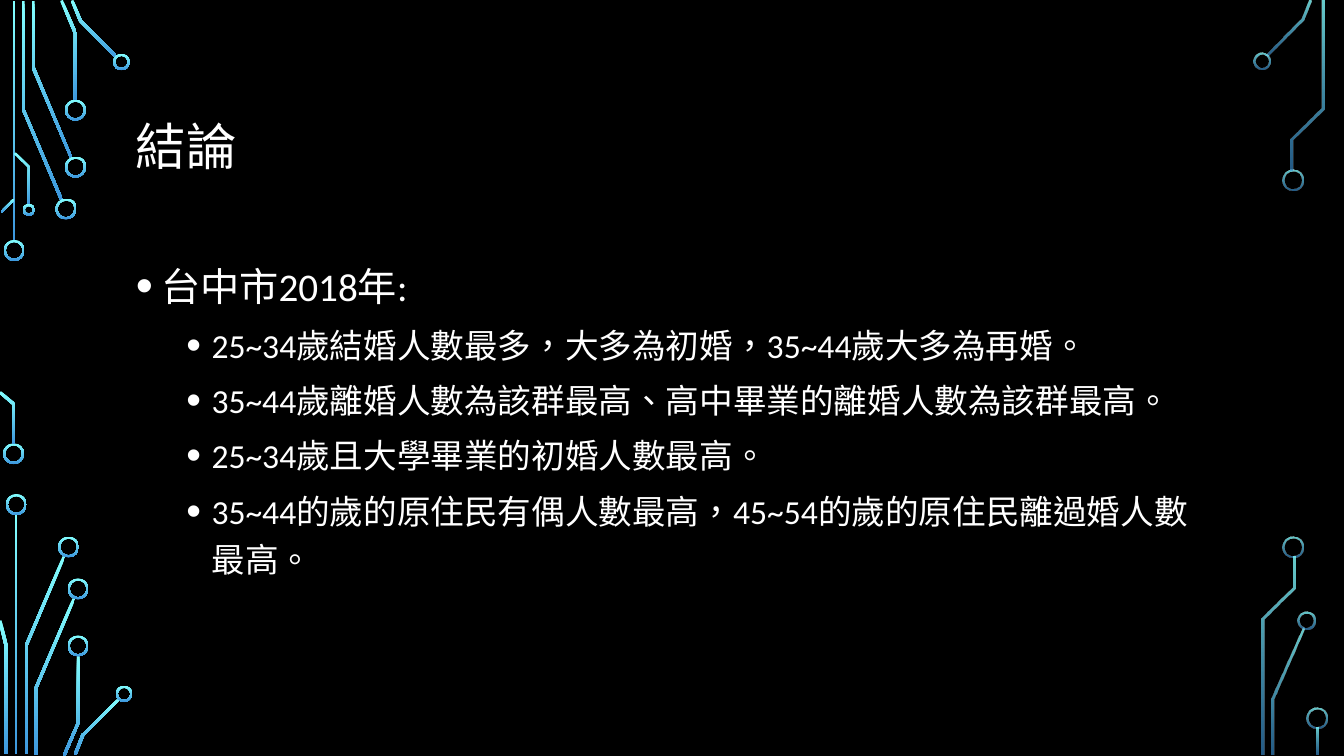
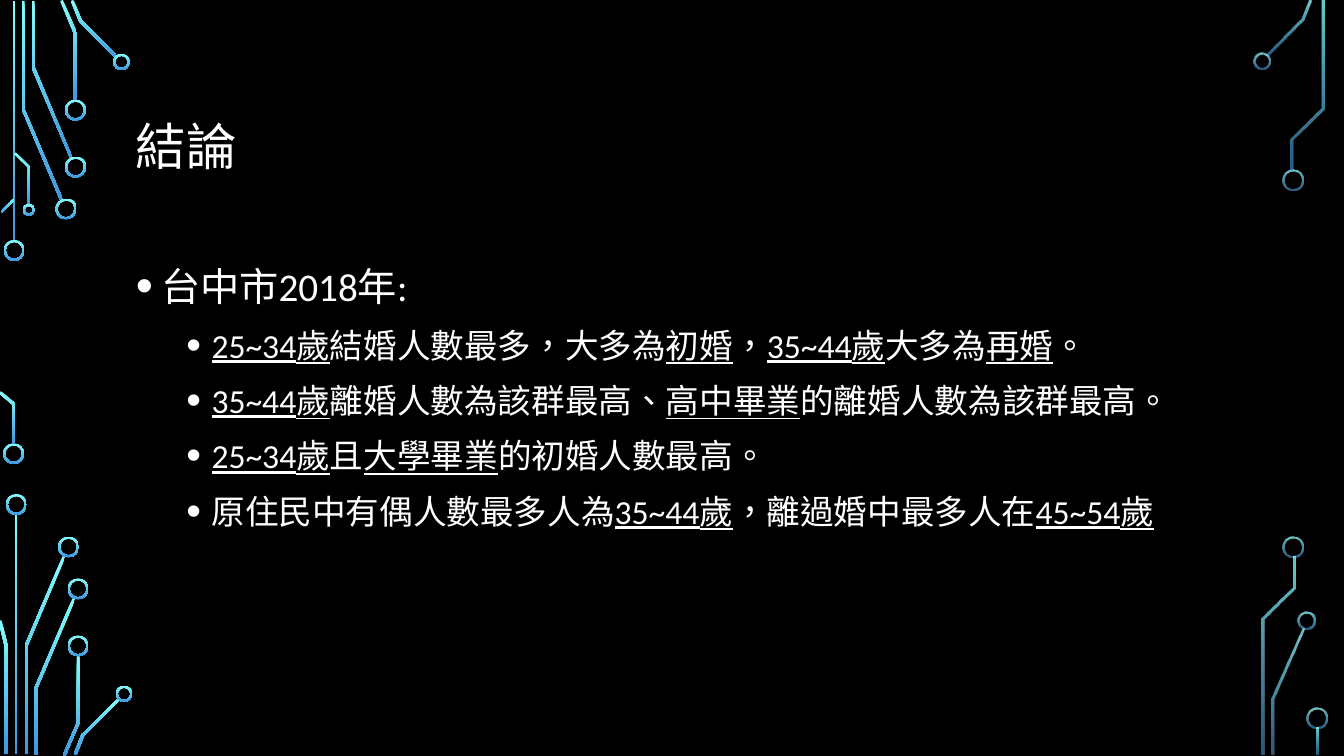
Before and after one commit to HSMonsterKing/Marriage-Analysis, a slide deck: slide 14 of 那些人較易結婚或離婚.pptx. Drawn at 1344x756 pixels with LibreOffice and Linux fonts; fonts in the diff are those of the drawing; background and template pictures are left out. Boxes give left, top, right and bottom in pixels: in the first picture for what was removed or moved away, otherwise in the second. Text is boxed around its words. In the diff, an @@ line names an element or a change of style, - is before the commit and + after.

```diff
--- a/那些人較易結婚或離婚.pptx
+++ b/那些人較易結婚或離婚.pptx
@@ text at box(212, 330, 1170, 475): underline on in "25~34歲結婚人數最多，大多為初婚，35~44歲大多為再婚。", "35~44歲離婚人數為該群最高、高中畢業的離婚人數為該群最高。", "25~34歲且大學畢業的初婚人數最高。" @@
@@ text at box(212, 495, 1155, 530): text changed @@
-  • 35~44的歲的原住民有偶人數最高，45~54的歲的原住民離過婚人數最高。
+  • 原住民中有偶人數最多人為35~44歲，離過婚中最多人在45~54歲
```
Also in this commit, not shown: 6 other slides changed, 1 slide added, 1 slide removed, 2 other files.
